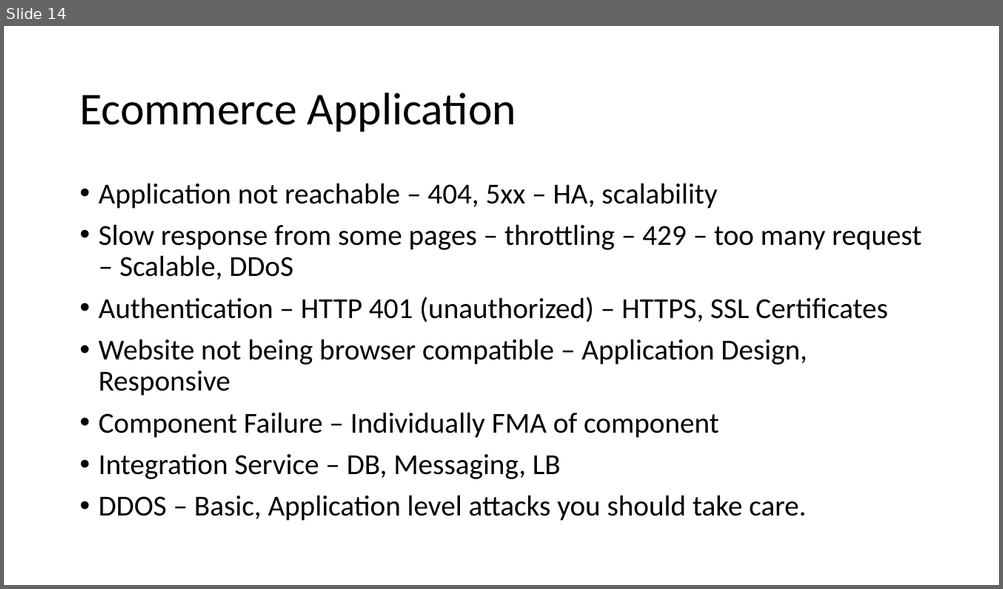
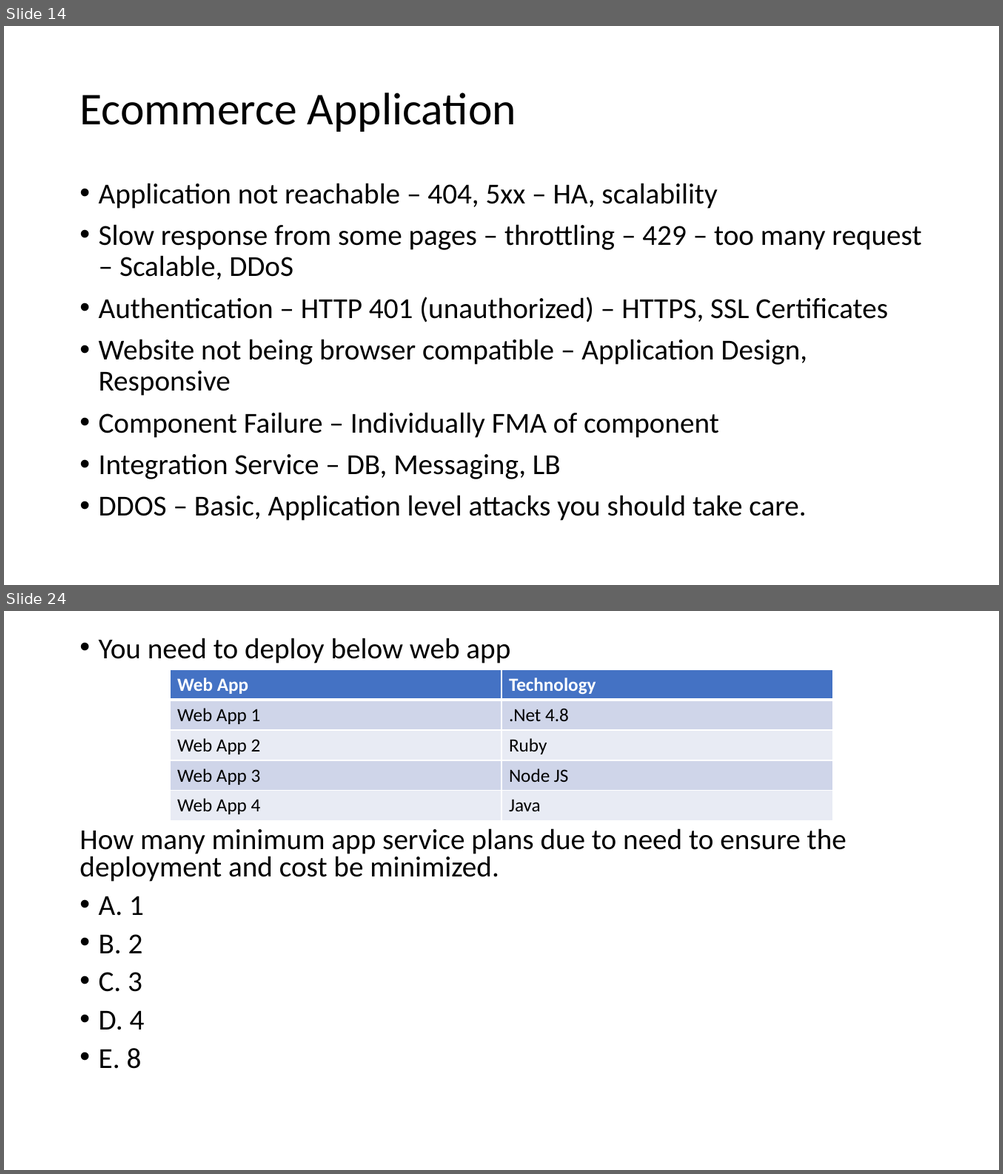
Before and after one commit to mgovind83/15July-AZ305, a slide deck: Business Continuity and Resiliency.pptx. Shown one above the other, each under a label of ours: slide 14 before the commit, slides 14 and 24 after it; the slides between them are not shown. The pictures are 1003x589 and 1003x1174 pixels, drawn with LibreOffice and Linux fonts; fonts in the diff are those of the drawing. Boxes give left, top, right and bottom in pixels: in the first picture for what was removed or moved away, otherwise in the second. Text is boxed around its words. In the diff, an @@ line names an element or a change of style, - is before the commit and + after.

```diff
--- a/Business Continuity and Resiliency.pptx
+++ b/Business Continuity and Resiliency.pptx
@@ slide 24 added at box(4, 611, 999, 1170), background #FFFFFF @@
@@ text added at box(79, 638, 846, 1069), 28 pt, text #000000 @@
+• You need to deploy below web app
+How many minimum app service plans due to need to ensure the deployment and cost be minimized.
+• A. 1
+• B. 2
+• C. 3
+• D. 4
+• E. 8
@@ table added at box(170, 670, 832, 821), 5 rows, 2 columns @@
+Web App | Technology
+Web App 1 | .Net 4.8
+Web App 2 | Ruby
+Web App 3 | Node JS
+Web App 4 | Java
```
Also in this commit, not shown: 14 other slides added.
